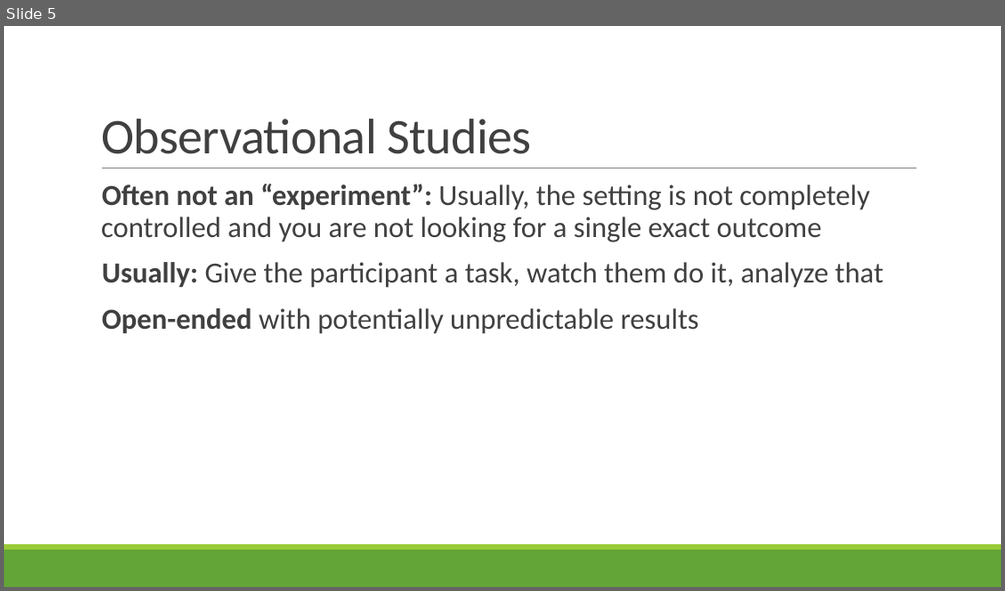
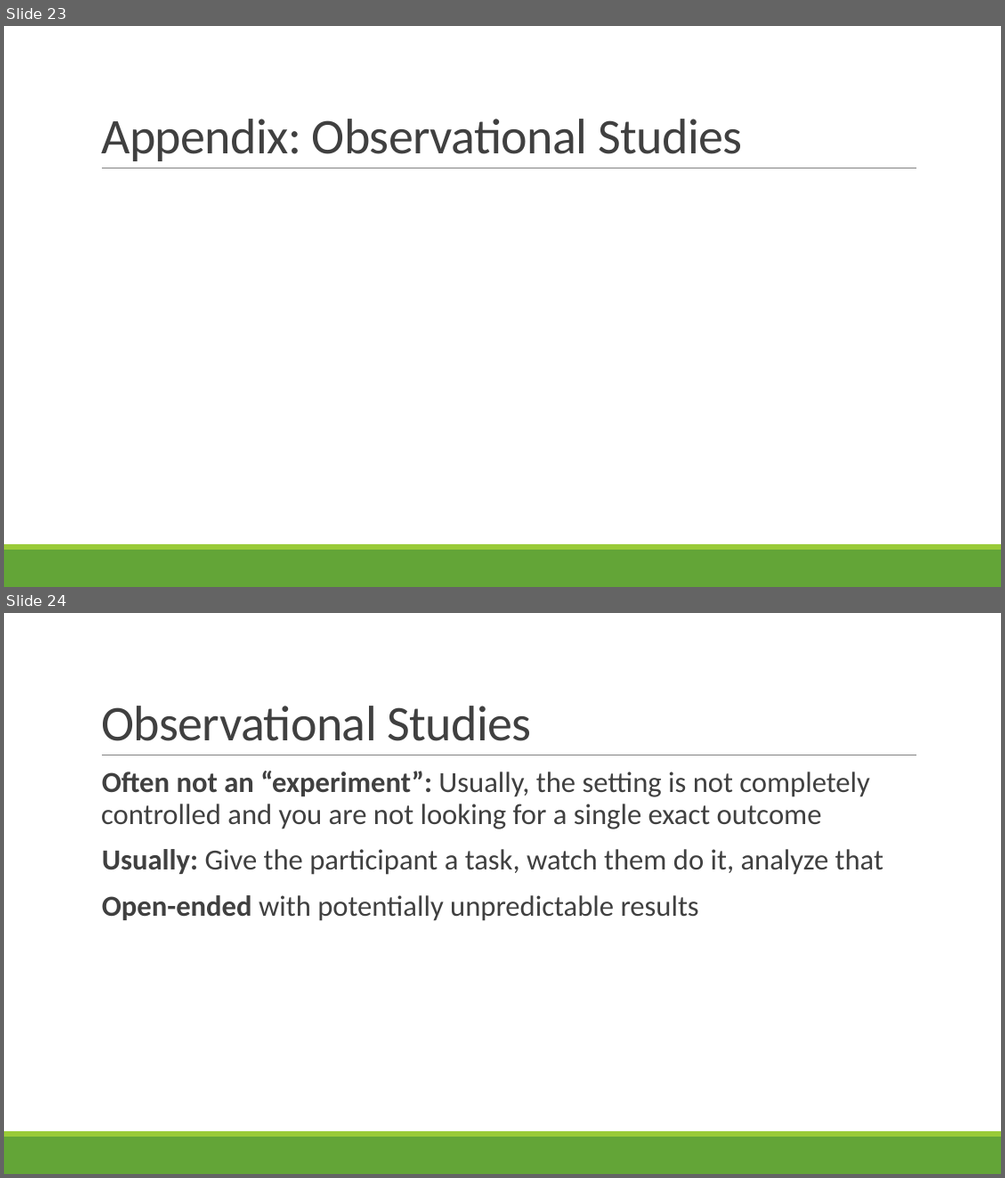
Before and after one commit to rbohrer/pl-course, a slide deck: LectureSlides/09Design3.pptx. Shown one above the other, each under a label of ours: slide 5 before the commit, slides 23 and 24 after it. The pictures are 1005x591 and 1005x1178 pixels, drawn with LibreOffice and Linux fonts; fonts in the diff are those of the drawing. Boxes give left, top, right and bottom in pixels: in the first picture for what was removed or moved away, otherwise in the second. Text is boxed around its words. In the diff, an @@ line names an element or a change of style, - is before the commit and + after.

```diff
--- a/LectureSlides/09Design3.pptx
+++ b/LectureSlides/09Design3.pptx
@@ slide 23 added at [4,26,1001,587], background #FFFFFF; not listed: 3 template elements that a slide beside it also shows @@
@@ title added at [101,119,742,161], 48 pt, text #404040 @@
+Appendix: Observational Studies
@@ what was slide 5 is now slide 24 @@
```
Also in this commit, not shown: 2 slides changed, 17 other slides added, 2 slides removed.
